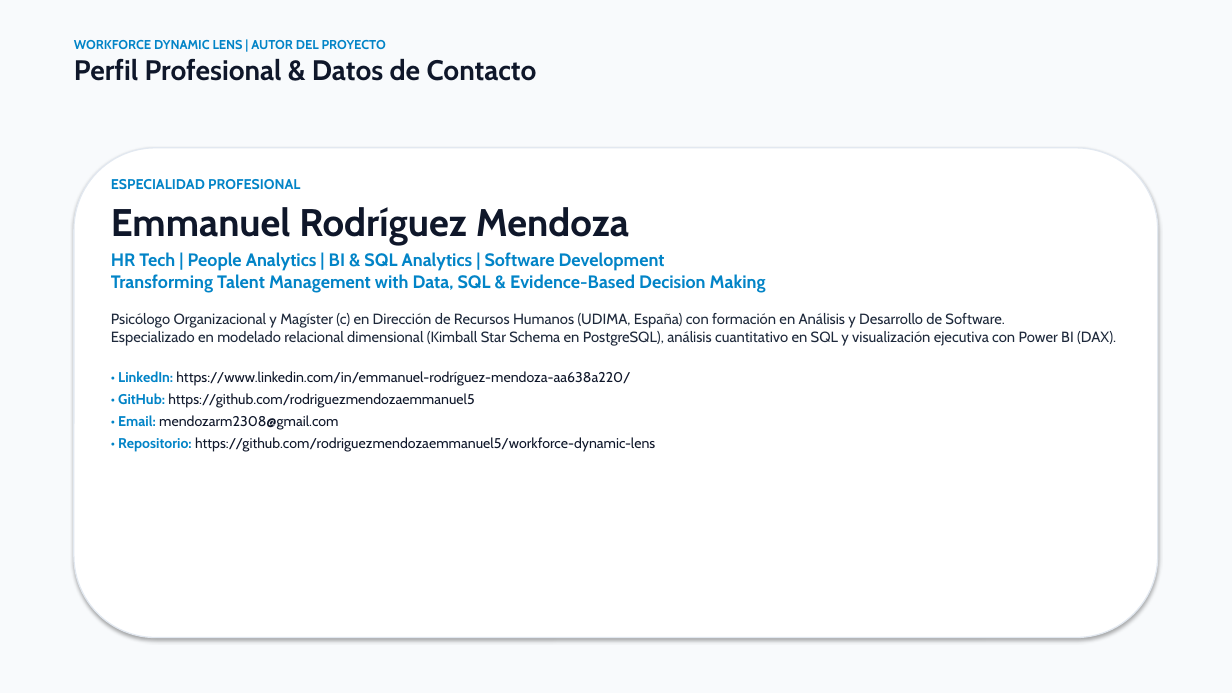
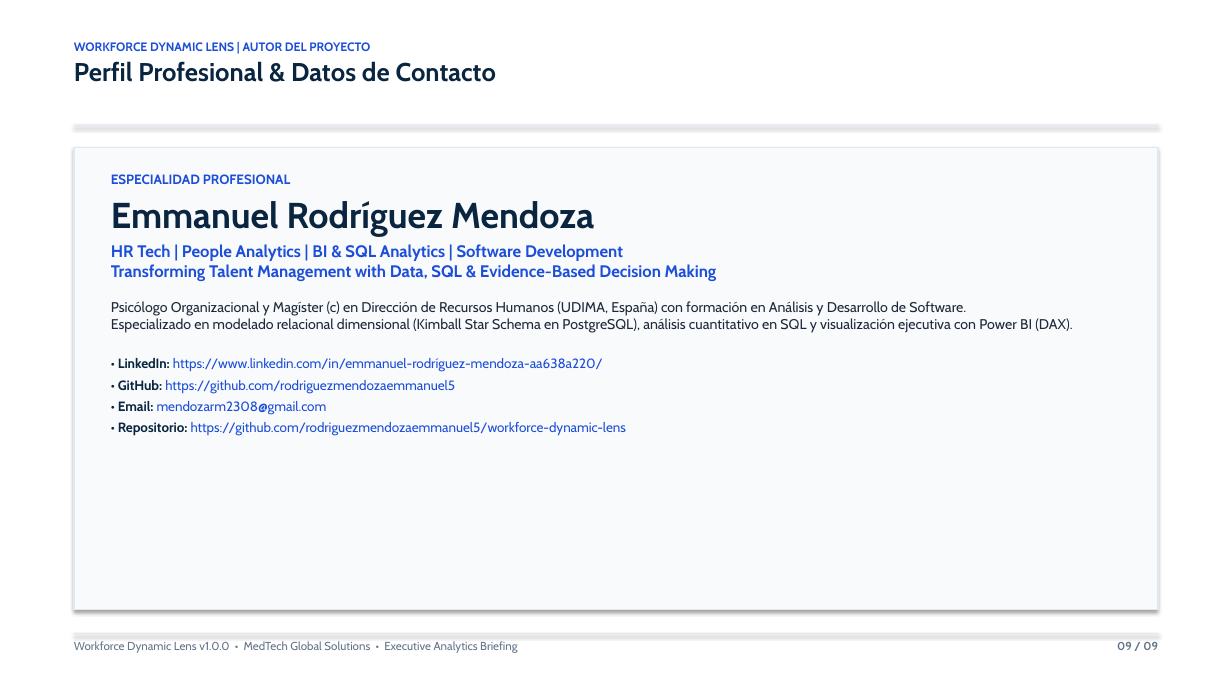
Before and after one commit to rodriguezmendozaemmanuel5/workforce-dynamic-lens, a slide deck: slide 9 of presentations/Executive_Presentation.pptx. Drawn at 1232x693 pixels with LibreOffice and Linux fonts; fonts in the diff are those of the drawing. Boxes give left, top, right and bottom in pixels: in the first picture for what was removed or moved away, otherwise in the second. Text is boxed around its words. In the diff, an @@ line names an element or a change of style, - is before the commit and + after.

Commit message:
style(presentations): apply clean boardroom consulting standard with pure white canvas and oxford navy

```diff
--- a/presentations/Executive_Presentation.pptx
+++ b/presentations/Executive_Presentation.pptx
@@ rectangle at (0, 0, 1232, 693): fill #F8FAFC to #FFFFFF @@
@@ text "WORKFORCE DYNAMIC LENS | AUTOR ..." at (74, 42, 496, 82): size 10 to 9.5 pt, text colour #0284C7 to #1D4ED8 in "WORKFORCE DYNAMIC LENS | AUTOR DEL PROYECTO"; size 22 to 20 pt, text colour #0F172A to #0A2540 in "Perfil Profesional & Datos de Contacto"; more space between paragraphs @@
@@ rounded rectangle removed at (74, 148, 1158, 638) @@
@@ rectangle added at (74, 125, 1158, 126), fill #E2E8F0 @@
@@ rectangle added at (74, 148, 1158, 610), fill #F8FAFC, outline #E2E8F0 1 pt @@
@@ text "ESPECIALIDAD PROFESIONAL" at (111, 174, 1072, 436): size 11 to 10.5 pt in "ESPECIALIDAD PROFESIONAL", "• LinkedIn: https://www.linkedin.com/in/emmanuel-rodríguez-m ...", "• GitHub: https://github.com/rodriguezmendozaemmanuel5", "• Email: mendozarm2308@gmail.com" and 1 more places; text colour #0284C7 to #1D4ED8 in "ESPECIALIDAD PROFESIONAL", "HR Tech | People Analytics | BI ..."; size 30 to 28 pt, text colour #0F172A to #0A2540 in "Emmanuel Rodríguez Mendoza"; size 14 to 13 pt in "HR Tech | People Analytics | BI ..."; size 11.5 to 11 pt in "Psicólogo Organizacional y Magíster (c) en Dirección ..."; text colour #0284C7 to #0A2540 in "• LinkedIn:", "• GitHub:", "• Email:", "• Repositorio:"; text colour #0F172A to #1D4ED8 in "https://www.linkedin.com/in/emmanuel-rodríguez-mendoza-aa638 ...", "https://github.com/rodriguezmendozaemmanuel5", "mendozarm2308@gmail.com", "https://github.com/rodriguezmendozaemmanuel5/workforce-dynam ..." @@
@@ rectangle added at (74, 633, 1158, 634), fill #E2E8F0 @@
@@ text added at (74, 641, 517, 653), 9 pt, text #64748B @@
+Workforce Dynamic Lens v1.0.0 • MedTech Global Solutions • Executive Analytics Briefing
@@ text added at (1117, 642, 1158, 650), 9 pt, text #64748B, bold @@
+09 / 09
```
Also in this commit, not shown: 8 other slides changed, 1 other file.
